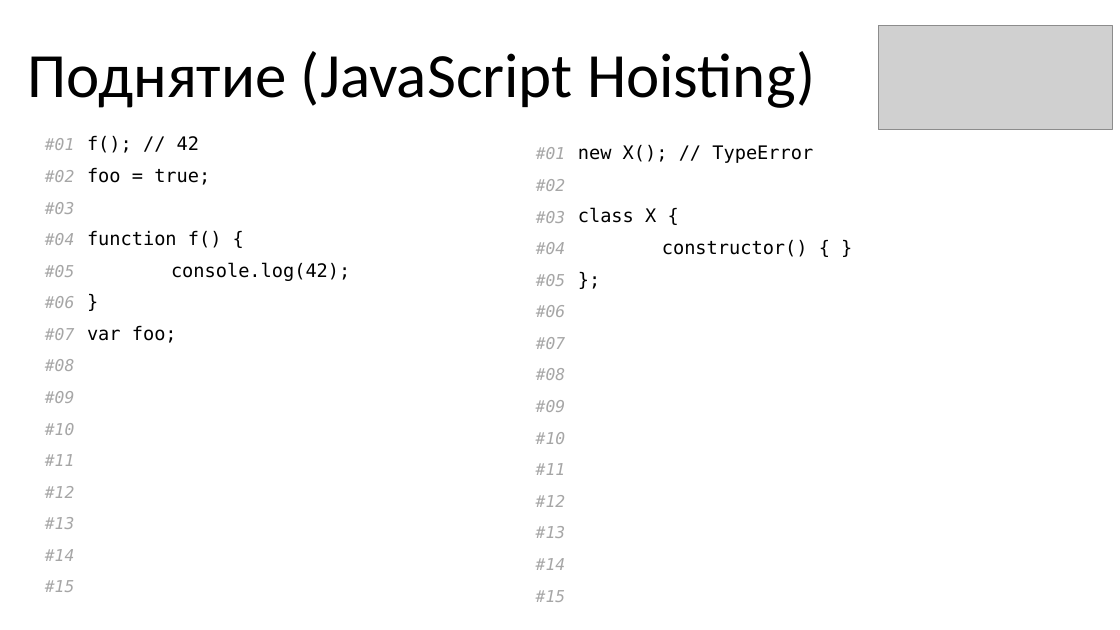
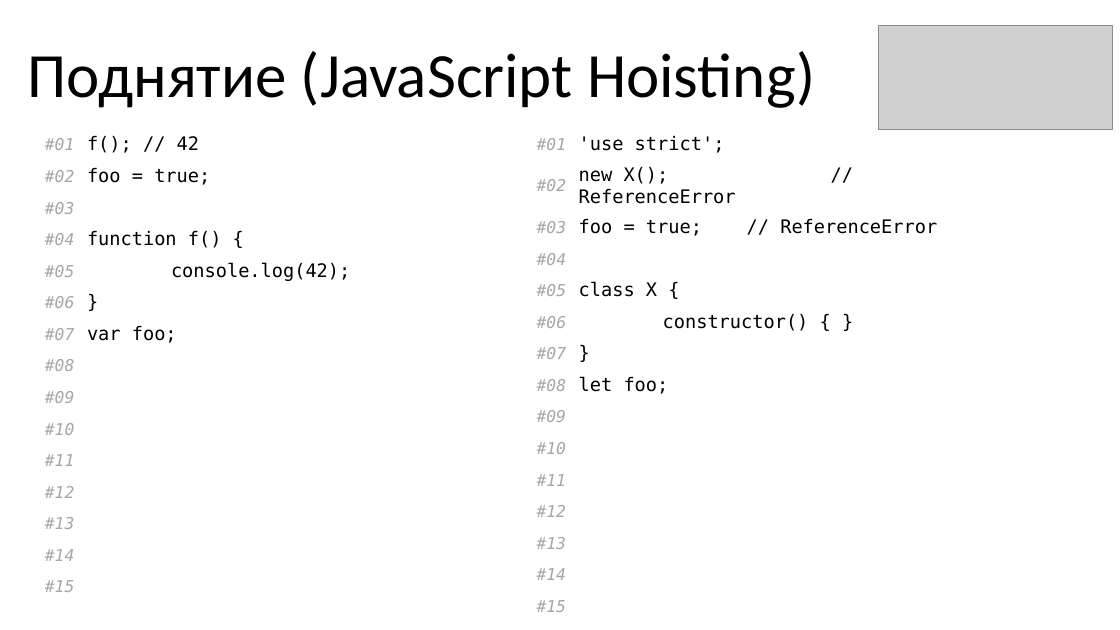
Before and after one commit to KOPTE3/modern-es, a slide deck: slide 9 of Modern ES.pptx. Drawn at 1120x630 pixels with LibreOffice and Linux fonts; fonts in the diff are those of the drawing; grey boxes stand for pictures. Boxes give left, top, right and bottom in pixels: in the first picture for what was removed or moved away, otherwise in the second. Text is boxed around its words. In the diff, an @@ line names an element or a change of style, - is before the commit and + after.

Commit message:
Add slides

```diff
--- a/Modern ES.pptx
+++ b/Modern ES.pptx
@@ table at (511, 129, 989, 616) @@
-row 1, column 2: new X(); // TypeError
+row 1, column 2: 'use strict';
-row 2, column 2: 
+row 2, column 2: new X(); // ReferenceError
-row 3, column 2: class X {
+row 3, column 2: foo = true; // ReferenceError
-row 4, column 2: constructor() { }
+row 4, column 2: 
-row 5, column 2: };
+row 5, column 2: class X {
-row 6, column 2: 
+row 6, column 2: constructor() { }
-row 7, column 2: 
+row 7, column 2: }
-row 8, column 2: 
+row 8, column 2: let foo;
@@ table: place and size @@
-table at (510, 139, 988, 613)
+table at (511, 129, 989, 616)
```
Also in this commit, not shown: 5 other slides changed, 22 slides added, 1 slide removed.
